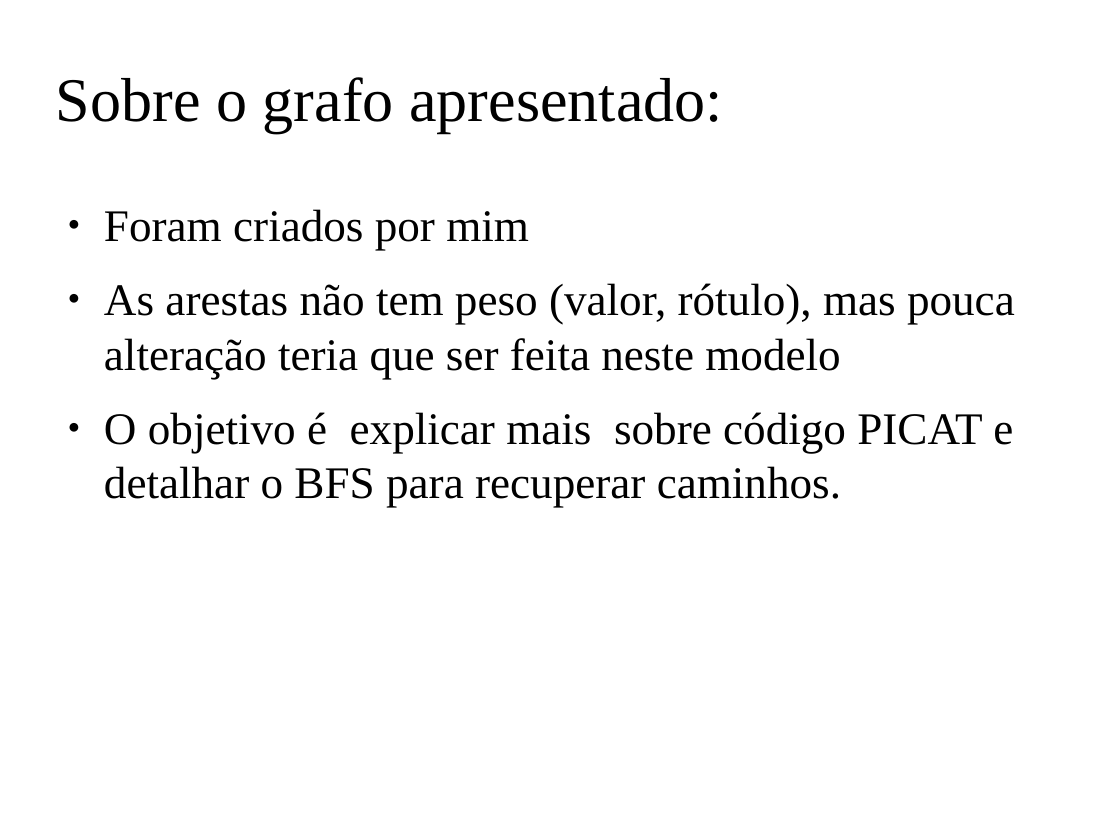
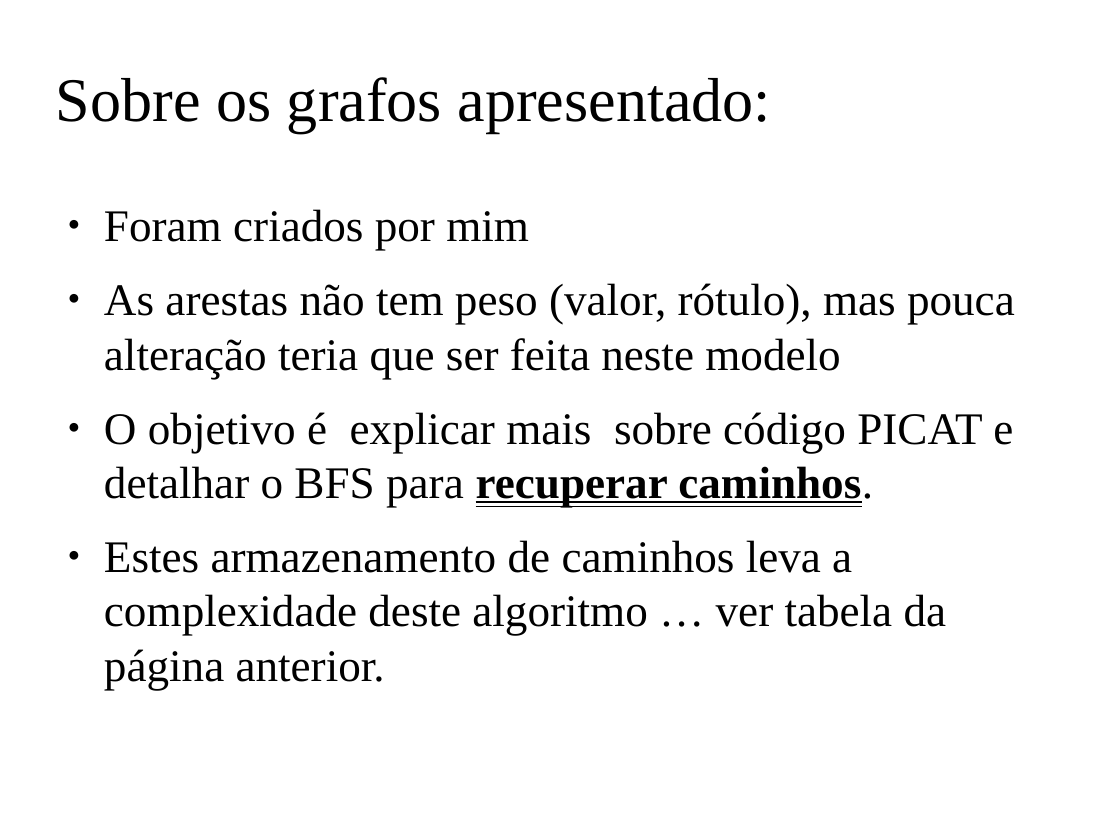
Before and after one commit to claudiosa/CCS, a slide deck: slide 10 of picat/YOUTUBE_BFS_PICAT/slides_bfs.odp (slide 6 before the commit). Drawn at 1120x840 pixels with LibreOffice and Linux fonts; fonts in the diff are those of the drawing; background and template pictures are left out. Boxes give left, top, right and bottom in pixels: in the first picture for what was removed or moved away, otherwise in the second. Text is boxed around its words. In the diff, an @@ line names an element or a change of style, - is before the commit and + after.

```diff
--- a/picat/YOUTUBE_BFS_PICAT/slides_bfs.odp
+++ b/picat/YOUTUBE_BFS_PICAT/slides_bfs.odp
@@ title at <box>56,77,772,133</box>: text changed @@
-Sobre o grafo apresentado:
+Sobre os grafos apresentado:
@@ text at <box>104,412,1013,507</box>: bold on, underline on in "recuperar caminhos." @@
@@ text at <box>104,540,947,690</box>: paragraph added @@
+● Estes armazenamento de caminhos leva a complexidade deste algoritmo … ver tabela da página anterior.
```
Also in this commit, not shown: 8 other slides changed, 5 slides added, 1 slide removed, 2 other files.
